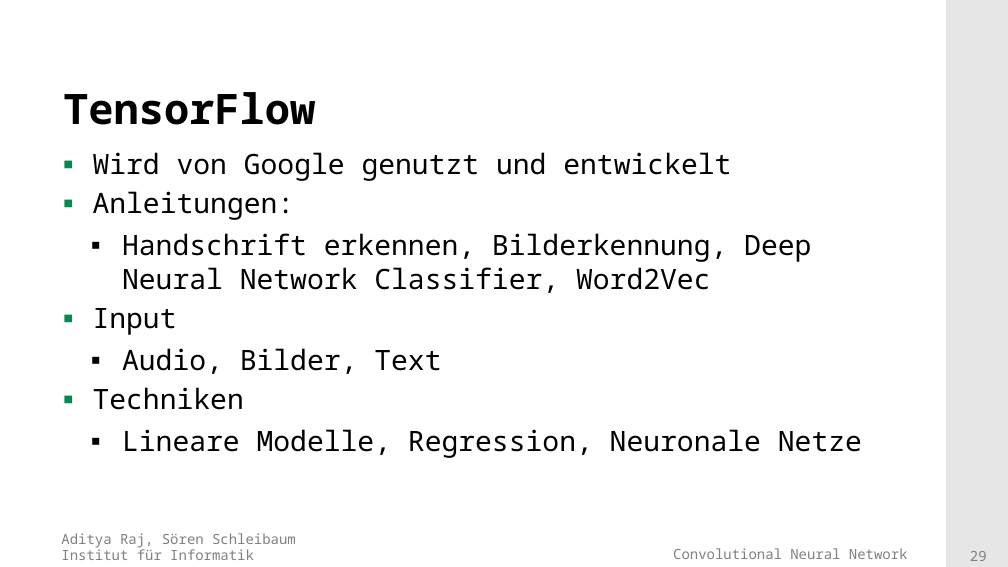
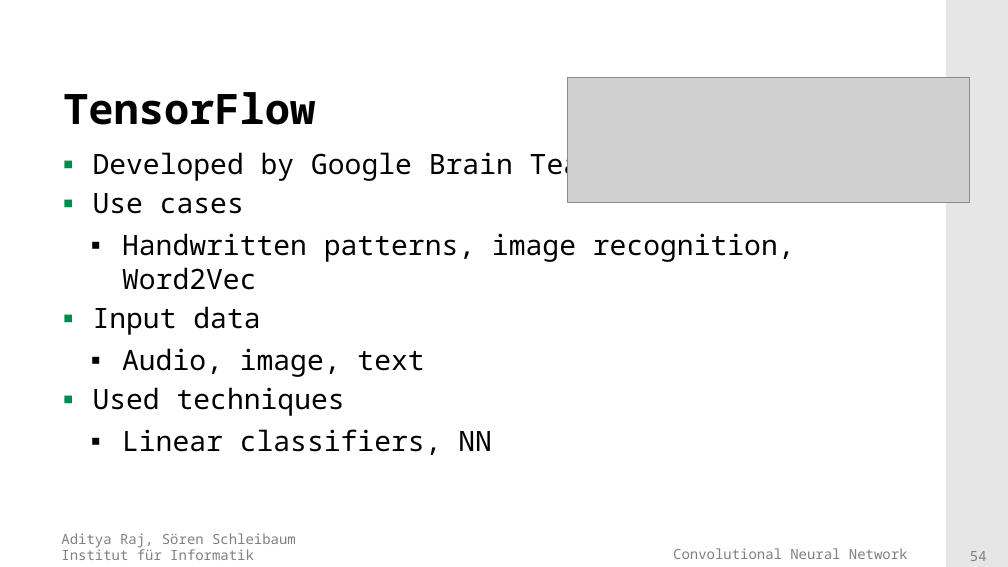
Before and after one commit to adityaraj52/ConvNet, a slide deck: slide 54 of PresentationsAndTalk/Presentation_final.pptx (slide 29 before the commit). Drawn at 1008x567 pixels with LibreOffice and Linux fonts; fonts in the diff are those of the drawing; grey boxes stand for pictures; background and template pictures are left out. Boxes give left, top, right and bottom in pixels: in the first picture for what was removed or moved away, otherwise in the second. Text is boxed around its words. In the diff, an @@ line names an element or a change of style, - is before the commit and + after.

```diff
--- a/PresentationsAndTalk/Presentation_final.pptx
+++ b/PresentationsAndTalk/Presentation_final.pptx
@@ picture added at (568, 78, 970, 204) @@
@@ text at (93, 148, 795, 455): text changed @@
-▪ Wird von Google genutzt und entwickelt
-▪ Anleitungen:
-  ▪ Handschrift erkennen, Bilderkennung, Deep Neural Network Classifier, Word2Vec
-▪ Input
-  ▪ Audio, Bilder, Text
-▪ Techniken
-  ▪ Lineare Modelle, Regression, Neuronale Netze
+▪ Developed by Google Brain Team
+▪ Use cases
+  ▪ Handwritten patterns, image recognition, Word2Vec
+▪ Input data
+  ▪ Audio, image, text
+▪ Used techniques
+  ▪ Linear classifiers, NN
@@ page number at (970, 551, 987, 561): text changed @@
-29
+54
```
Also in this commit, not shown: 9 other slides changed, 23 slides added, 1 other file.
